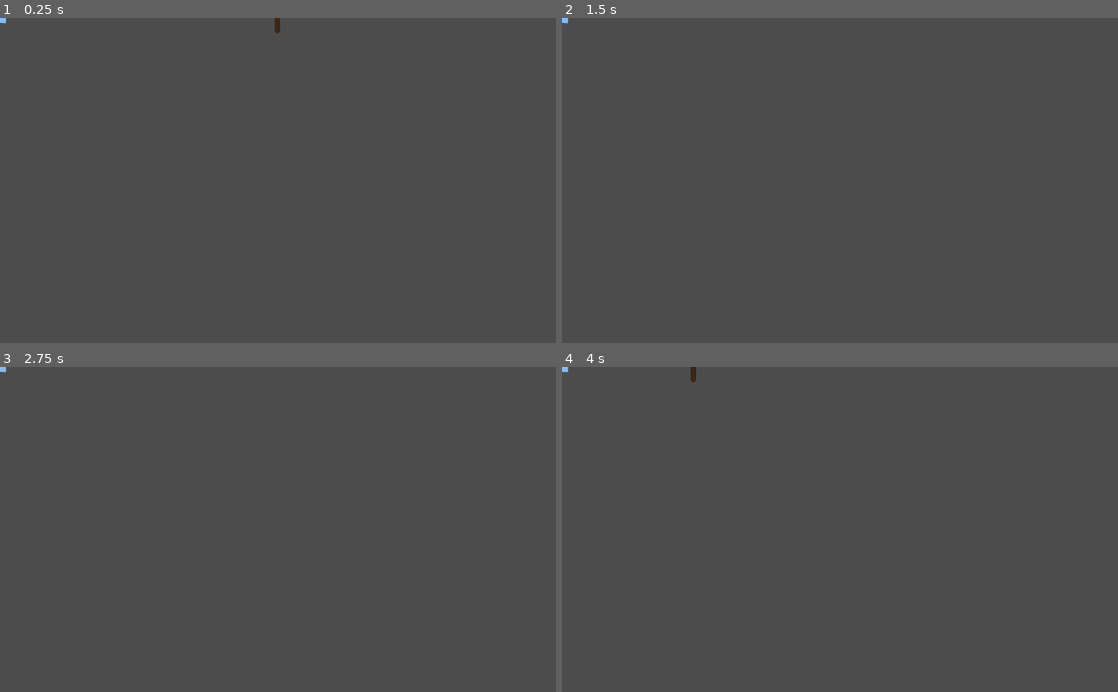
Above: before the commit, frames 1-4 (two rows, left to right).
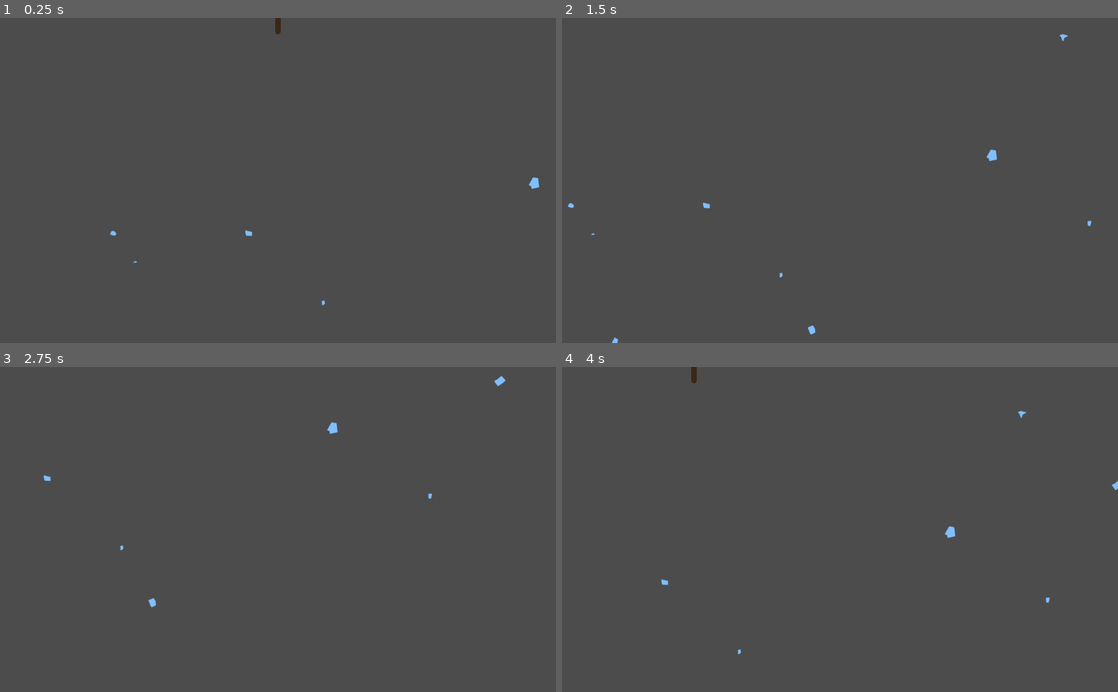
Above: after the commit, the same moments.

Repository: Cube-Number-Zero/Nutreants_attempt2
Game: Godot game, scene res://World.tscn
Two runs of this game, one before a commit and one after it. Both use one fixed random seed, a clock stepped at 60 frames per second and the inputs below.
Inputs (mouse positions are in pixels of both pictures, inside the frame that each line leads up to):
- Up to frame 1 (0.25 s): no input
- Up to frame 2 (1.5 s): tap Enter at 0.5 s; move the mouse to (962, 164) at 0.52 s; hold Right (ui_right) 0.53-1.28 s; click (962, 164) at 0.67 s; move the mouse to (728, 196) at 1.27 s; hold Down (ui_down) from 1.28 s (still down); click (728, 196) at 1.42 s
- Up to frame 3 (2.75 s): move the mouse to (333, 458) at 2.02 s; release Down (ui_down) at 2.03 s; hold Right (ui_right) from 2.03 s (still down); click (333, 458) at 2.17 s
- Up to frame 4 (4 s): move the mouse to (812, 594) at 2.77 s; release Right (ui_right) at 2.78 s; hold Up (ui_up) 2.78-3.53 s; click (812, 594) at 2.92 s; move the mouse to (1006, 578) at 3.52 s; hold Left (ui_left) from 3.53 s (still down); click (1006, 578) at 3.67 s

The runs differ from the first frame. In frame 1, 0.1% of the frame differs, in the area x 0-97%, y 0-89%; in frame 2, 0.2%, in the area x 0-96%, y 0-100%; in frame 3, 0.2%; in frame 4, 0.2%.
Error before the commit: Invalid get index 'max_root_length' (on base: 'null instance'). (res://ResourceManager.gd:19)
Error after the commit: Invalid get index 'max_root_length' (on base: 'null instance'). (res://ResourceManager.gd:17)

Commit message:
Added resource generation

Diff:
--- a/ResourceManager.gd
+++ b/ResourceManager.gd
@@ -6,13 +6,11 @@
 var base_cost_per_second = 0.0 # Resource cost dependent on time
 var base_cost_per_second_increase_rate = 0.0167 # How fast base_cost_per_second_increases
 var resource_income = 0.0 # How many resources the player gets per second from patches
+var unexploited_resource_income = 0.0 # How many resources per second the player isn't getting from unexploited nodes
 
-# Called when the node enters the scene tree for the first time.
 func _ready():
-	pass # Replace with function body.
+	pass
 
-
-# Called every frame. 'delta' is the elapsed time since the previous frame.
 func _process(delta):
 	cost_per_second = 0.0
 
--- a/Resource_patch.gd
+++ b/Resource_patch.gd
@@ -1,16 +1,26 @@
 extends Node2D
 
-const DISPLAY_RADIUS = 10 # The radius of the visible patch
+const MIN_VALUE = 1 # The income from the smallest resource vein
+const MAX_VALUE = 5 # The income from the largest resource vein
+const MIN_RADIUS = 2 # The radius of the smalled resource patch
+const MAX_RADIUS = 10 # The radius of the largest resource patch
 
-var resources_per_second =  8 # How many resources the patch provides
+var polygon_radius
+var resources_per_second # How many resources the patch provides
 var acquired = false
 
 onready var polygon = $Polygon2D
 
 func _ready():
 	randomize()
+	randomize_patch_size()
 	place_points()
 	polygon.color = Color(0.5, 0.75, 1)
+
+func randomize_patch_size():
+	var normalized_size = randf()
+	resources_per_second = lerp(MIN_VALUE, MAX_VALUE, normalized_size)
+	polygon_radius = pow(lerp(sqrt(MIN_RADIUS), sqrt(MAX_RADIUS), normalized_size), 2)
 
 func connect_to():
 	if acquired:
@@ -18,11 +28,15 @@
 	else:
 		acquired = true
 		ResourceManager.resource_income += resources_per_second
+		ResourceManager.unexploited_resource_income -= resources_per_second
+		polygon.color = Color(0.5, 1, 0.75)
 
 func disconnect_from():
 	if acquired:
 		acquired = false
 		ResourceManager.resource_income -= resources_per_second
+		ResourceManager.unexploited_resource_income += resources_per_second
+		polygon.color = Color(0.5, 0.75, 1)
 	else:
 		print("WARNING: Tried to disconnect a non-connected resource!")
 
@@ -30,24 +44,24 @@
 	"""Places the points of the polygon in a semi-random area around the center
 	"""
 	var start_angle = randf() * TAU
-	var p1 = DISPLAY_RADIUS * Vector2(cos(start_angle          ), sin(start_angle          ))
-	var p2 = DISPLAY_RADIUS * Vector2(cos(start_angle + TAU / 6), sin(start_angle + TAU / 6))
-	var p3 = DISPLAY_RADIUS * Vector2(cos(start_angle + TAU / 3), sin(start_angle + TAU / 3))
-	var p4 = DISPLAY_RADIUS * Vector2(cos(start_angle + TAU / 2), sin(start_angle + TAU / 2))
-	var p5 = DISPLAY_RADIUS * Vector2(cos(start_angle - TAU / 3), sin(start_angle - TAU / 3))
-	var p6 = DISPLAY_RADIUS * Vector2(cos(start_angle - TAU / 6), sin(start_angle - TAU / 6))
+	var p1 = polygon_radius * Vector2(cos(start_angle          ), sin(start_angle          ))
+	var p2 = polygon_radius * Vector2(cos(start_angle + TAU / 6), sin(start_angle + TAU / 6))
+	var p3 = polygon_radius * Vector2(cos(start_angle + TAU / 3), sin(start_angle + TAU / 3))
+	var p4 = polygon_radius * Vector2(cos(start_angle + TAU / 2), sin(start_angle + TAU / 2))
+	var p5 = polygon_radius * Vector2(cos(start_angle - TAU / 3), sin(start_angle - TAU / 3))
+	var p6 = polygon_radius * Vector2(cos(start_angle - TAU / 6), sin(start_angle - TAU / 6))
 	var p1_angle = randf() * TAU
 	var p2_angle = randf() * TAU
 	var p3_angle = randf() * TAU
 	var p4_angle = randf() * TAU
 	var p5_angle = randf() * TAU
 	var p6_angle = randf() * TAU
-	p1 += 0.5 * DISPLAY_RADIUS * Vector2(cos(p1_angle), sin(p1_angle))
-	p2 += 0.5 * DISPLAY_RADIUS * Vector2(cos(p2_angle), sin(p2_angle))
-	p3 += 0.5 * DISPLAY_RADIUS * Vector2(cos(p3_angle), sin(p3_angle))
-	p4 += 0.5 * DISPLAY_RADIUS * Vector2(cos(p4_angle), sin(p4_angle))
-	p5 += 0.5 * DISPLAY_RADIUS * Vector2(cos(p5_angle), sin(p5_angle))
-	p6 += 0.5 * DISPLAY_RADIUS * Vector2(cos(p6_angle), sin(p6_angle))
+	p1 += 0.5 * polygon_radius * Vector2(cos(p1_angle), sin(p1_angle))
+	p2 += 0.5 * polygon_radius * Vector2(cos(p2_angle), sin(p2_angle))
+	p3 += 0.5 * polygon_radius * Vector2(cos(p3_angle), sin(p3_angle))
+	p4 += 0.5 * polygon_radius * Vector2(cos(p4_angle), sin(p4_angle))
+	p5 += 0.5 * polygon_radius * Vector2(cos(p5_angle), sin(p5_angle))
+	p6 += 0.5 * polygon_radius * Vector2(cos(p6_angle), sin(p6_angle))
 	var center = (p1 + p2 + p3 + p4 + p5 + p6) / 6
 	p1 -= center
 	p2 -= center
--- a/World.tscn
+++ b/World.tscn
@@ -7,17 +7,17 @@
 [ext_resource path="res://resouce_patches.gd" type="Script" id=5]
 
 [node name="World" type="Node2D"]
+position = Vector2( 512, 0 )
 script = ExtResource( 3 )
 
 [node name="roots" type="Node2D" parent="."]
-position = Vector2( 512, 0 )
 z_index = 1
 script = ExtResource( 2 )
 
 [node name="tree_root_node" parent="roots" instance=ExtResource( 1 )]
-position = Vector2( -1, -2 )
 
-[node name="resouce_patches" type="Node" parent="."]
+[node name="resouce_patches" type="Node2D" parent="."]
 script = ExtResource( 5 )
 
 [node name="resource_patch" parent="resouce_patches" instance=ExtResource( 4 )]
+position = Vector2( -54, 397 )
--- a/resouce_patches.gd
+++ b/resouce_patches.gd
@@ -1,10 +1,20 @@
 extends Node
+
+const TOTAL_RESOURCE_INCOME_GOAL = 100.0
+# Will generate more resource patches until the combined income of
+# all unexploited resource patches reaches this value
+const RESOURCE_SCARCITY = 10 # How far you need to travel to get one resource per second, on average
+
+var resource_generator_radius = 500.0 # How far to generate resources. Increases over time.
+
+const NEW_RESOURCE = preload("res://Resource_patch.tscn")
 
 func _ready():
 	pass
 
 func _process(delta):
-	pass
+	if ResourceManager.unexploited_resource_income < TOTAL_RESOURCE_INCOME_GOAL:
+		generate_resource_patch()
 
 func test_connection(loc, connection_range):
 	"""Tests to see if any resource patches are within <connection_range> of <loc>
@@ -12,6 +22,14 @@
 	"""
 	for childPatch in get_children():
 		if not childPatch.acquired:
-			if loc.distance_squared_to(childPatch.position) <= pow(connection_range, 2):
+			if loc.distance_squared_to(childPatch.get_global_position()) <= pow(connection_range, 2):
 				return [true, childPatch]
 	return [false]
+
+func generate_resource_patch():
+	var new_patch = NEW_RESOURCE.instance()
+	add_child(new_patch)
+	var generation_angle = -lerp(PI, TAU, randf())
+	new_patch.position = resource_generator_radius * Vector2(cos(generation_angle), sin(generation_angle))
+	ResourceManager.unexploited_resource_income += new_patch.resources_per_second
+	resource_generator_radius += new_patch.resources_per_second * RESOURCE_SCARCITY
--- a/roots_drawing.gd
+++ b/roots_drawing.gd
@@ -7,7 +7,7 @@
 const MAXIMUM_DRAW_SNAP_DISTANCE = 40 # How close the cursor needs to be to a node to start drawing from it
 const MINIMUM_UNRELATED_NODE_DISTANCE = 50 # How close a root can grow to a seperate root
 const ERASER_RADIUS = 60
-const MINIMUM_RESOURCE_SNAP_DISTANCE = 50 # How close a node has to be to a resource patch to snap to it and begin collecting
+const MINIMUM_RESOURCE_SNAP_DISTANCE = 25 # How close a node has to be to a resource patch to snap to it and begin collecting
 const NEW_NODE = preload("res://tree_root_node.tscn")
 
 var drawing = false # Is the player drawing something?
@@ -94,7 +94,7 @@
 		var test_gather_resource_patch = resource_patches.test_connection(loc, MINIMUM_RESOURCE_SNAP_DISTANCE)
 		if test_gather_resource_patch[0]:
 			# This node is close enough to a resource patch to connect to it!
-			add_node(test_gather_resource_patch[1].position, true, test_gather_resource_patch[1])
+			add_node(test_gather_resource_patch[1].get_global_position(), true, test_gather_resource_patch[1])
 
 func colliding_with_node(loc):
 	return tree_base.test_collision(loc, MINIMUM_UNRELATED_NODE_DISTANCE, parent_node.gather_nearby_nodes(1))
